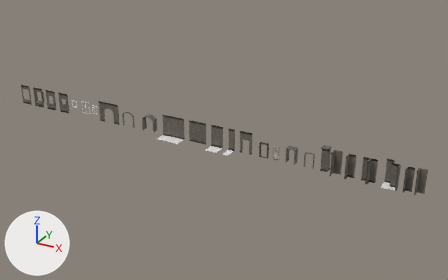
The FBX model UnityProject/Assets/LevelDesignSetup1.fbx, before and after one commit.
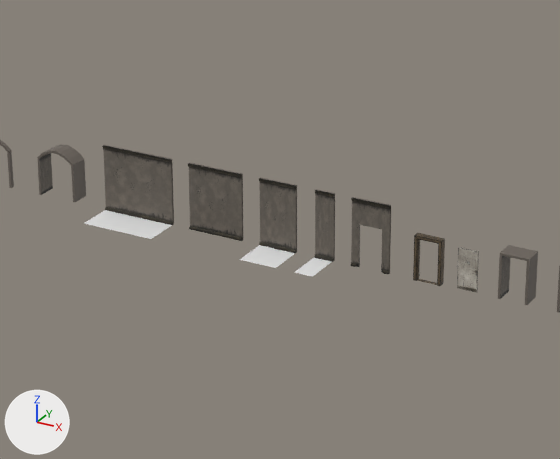
The first picture shows the older version from a camera (50 mm lens) standing at (0.404, -0.767, 0.398) and looking at (-0.023, 0.011, 0.009). The close-ups show both versions on the part from 29% to 68% of the width and 25% to 76% of the height of that picture; other places that the commit changed are outside them. The axes (+X, +Y, +Z) are drawn at lower left. The lights are the same throughout. Where no turn or scale is listed for an object, it has been applied to the vertices.

The first close-up shows 'door_Regular', 'floor_regular_1x2', 'floor_regular_2x2', 'floor_regular_4x2', 'wall_regular_1m', 'wall_regular_2m', 'wall_regular_3m', 'wall_regular_4m', 'wall_regular_BeveledHallway', 'wall_regular_DoorElement', 'wall_regular_DoorFrame', 'wall_regular_SquareHallWay'.
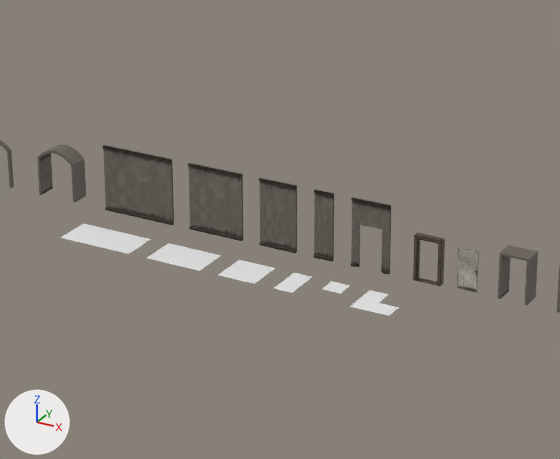
What differs and where, as boxes [x1, y1, x2, y2] in the close-ups (560 x 459 px):
'floor_regular_4x2', moved: before [84, 210, 172, 239]; after [61, 223, 151, 254]
'floor_regular_2x2', moved: before [239, 245, 295, 268]; after [219, 260, 275, 284]
'floor_regular_3x2', added: after [147, 243, 221, 271]
'floor_regular_1x2', moved: before [294, 257, 331, 277]; after [274, 273, 312, 293]
'floor_regular_ForDoubleCorners', moved (not visible before): after [350, 290, 399, 316]
'floor_regular_1x1', added: after [322, 281, 350, 294]

The change, as a list of edits to the scene's bpy script:
```text
Add me_floor_regular_1x1:
    me_floor_regular_1x1.from_pydata([(-0.005, 0.01, 0.0), (0.005, 0.01, 0.0), (-0.005, 0.0, 0.0), (0.005, 0.0, 0.0)], [], [(2, 3, 1, 0)])
    me_floor_regular_1x1.materials.append(mat_none__woodfloor_base_png)  # its picture is missing
Add me_floor_regular_3x2:
    me_floor_regular_3x2.from_pydata([(-0.02, -0.01, 0.0), (-0.02, 0.01, 0.0), (0.0, -0.01, 0.0), (0.0, 0.01, 0.0), (0.01, -0.01, 0.0), (0.01, 0.01, 0.0), (-0.01, -0.01, 0.0), (-0.01, 0.01, 0.0), (-0.02, 0.0, 0.0), (0.0, 0.0, 0.0), (0.01, 0.0, 0.0), (-0.01, 0.0, 0.0)], [], [(11, 9, 3, 7), (9, 10, 5, 3), (8, 11, 7, 1), (6, 2, 9, 11), (2, 4, 10, 9), (0, 6, 11, 8)])
    me_floor_regular_3x2.materials.append(mat_none__woodfloor_base_png)  # its picture is missing
Change ob_floor_regular_2x2:
    ob_floor_regular_2x2.location: (-0.03, -0.01, 0.0) -> (-0.03, -0.03, 0.0)
Change ob_floor_regular_fordoublecorners:
    ob_floor_regular_fordoublecorners.location: (0.24, 0.0, 0.0) -> (0.04, -0.03, 0.0)
Change ob_floor_regular_4x2:
    ob_floor_regular_4x2.location: (-0.11, -0.01, 0.0) -> (-0.11, -0.03, 0.0)
Change ob_floor_regular_1x2:
    ob_floor_regular_1x2.location: (-0.005, -0.01, 0.0) -> (-0.005, -0.03, 0.0)
Add ob_floor_regular_1x1:
    ob_floor_regular_1x1 = bpy.data.objects.new('floor_regular_1x1', me_floor_regular_1x1)
    ob_floor_regular_1x1.location = (0.015, -0.03, 0.0)
Add ob_floor_regular_3x2:
    ob_floor_regular_3x2 = bpy.data.objects.new('floor_regular_3x2', me_floor_regular_3x2)
    ob_floor_regular_3x2.location = (-0.06, -0.03, 0.0)
```
